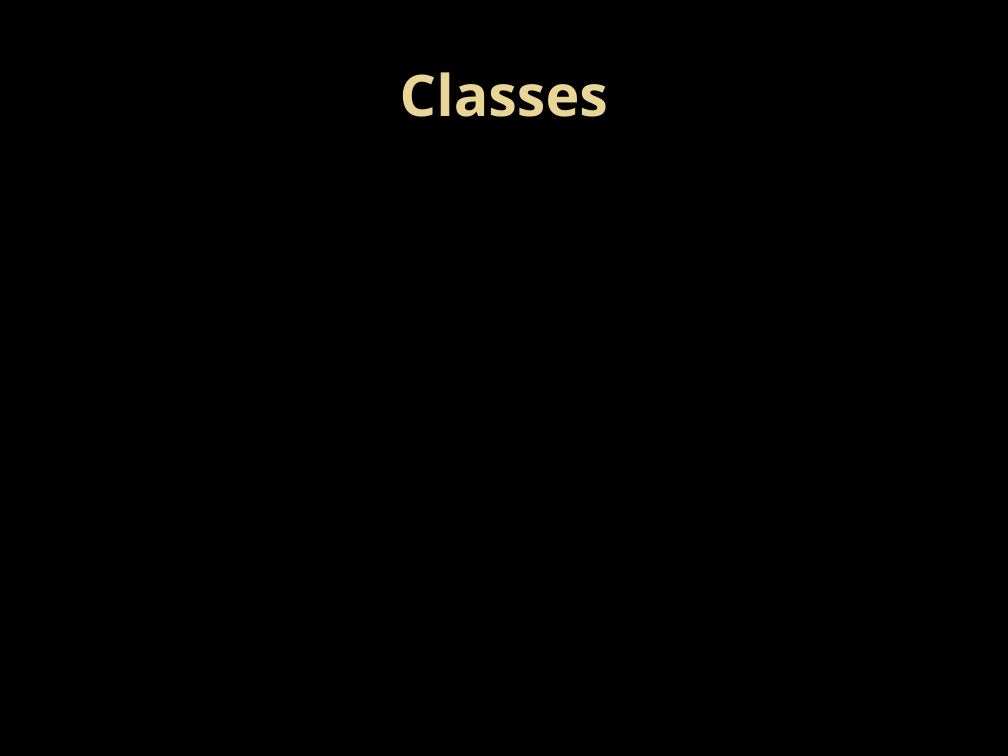
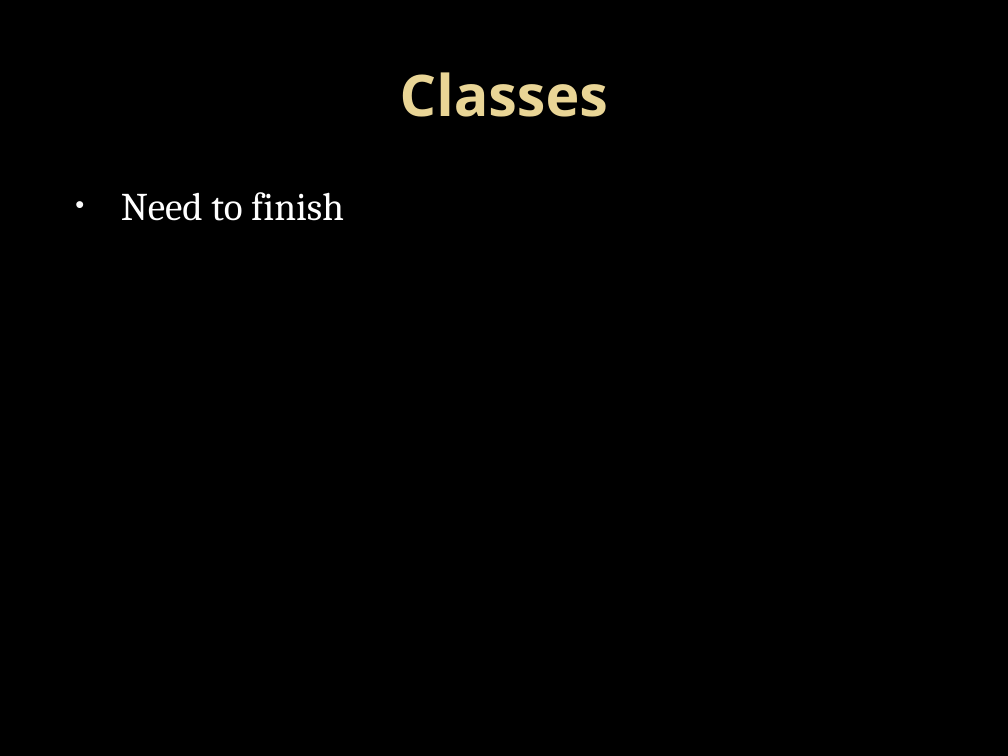
Before and after one commit to LukeKaim/python_training, a slide deck: slide 36 of introduction to python_1.pptx. Drawn at 1008x756 pixels with LibreOffice and Linux fonts; fonts in the diff are those of the drawing; background and template pictures are left out. Boxes give left, top, right and bottom in pixels: in the first picture for what was removed or moved away, otherwise in the second. Text is boxed around its words. In the diff, an @@ line names an element or a change of style, - is before the commit and + after.

Commit message:
vim

```diff
--- a/introduction to python_1.pptx
+++ b/introduction to python_1.pptx
@@ text added at (121, 192, 344, 221), 28 pt, text #FFFFFF @@
+• Need to finish
```
